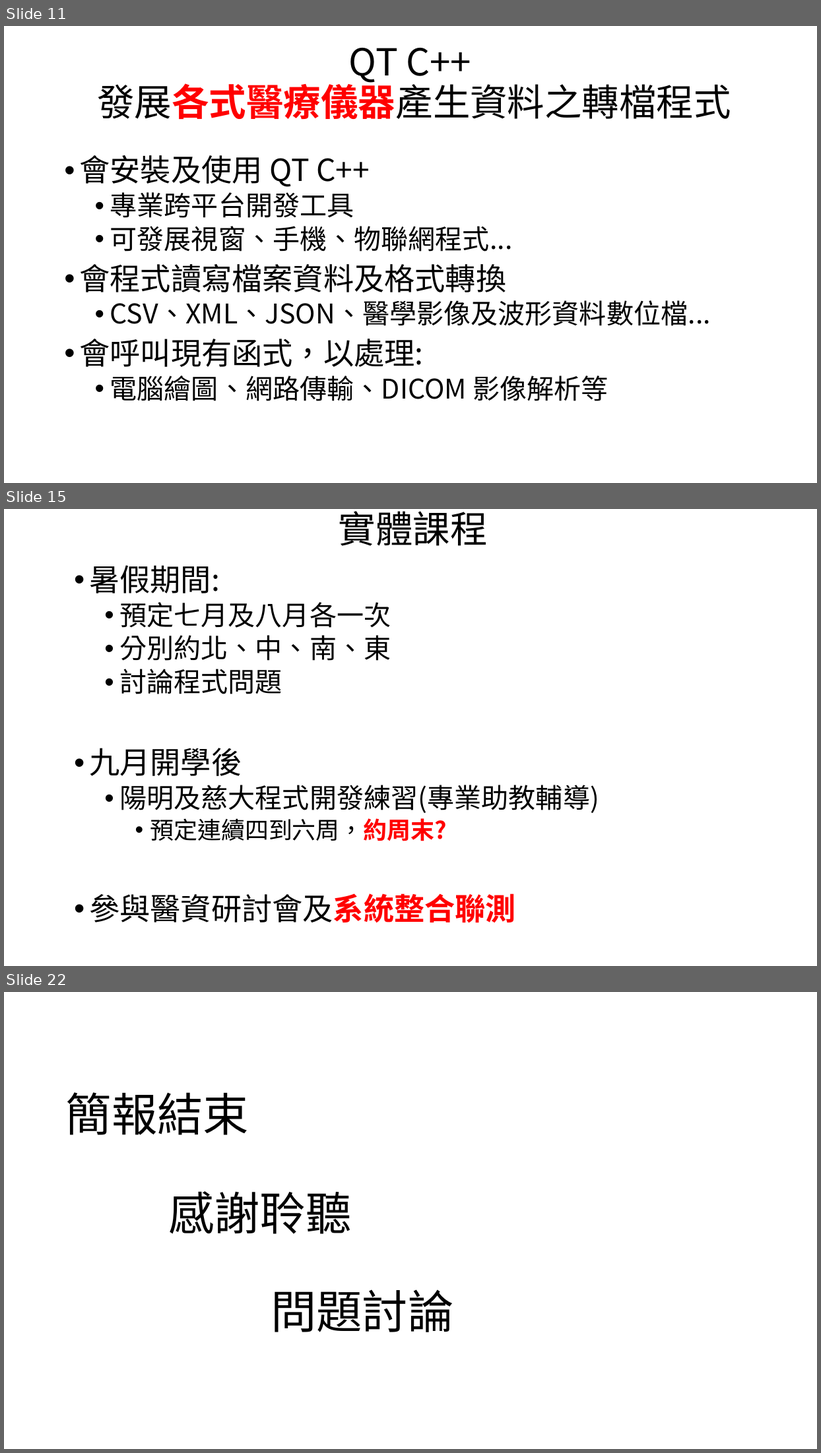
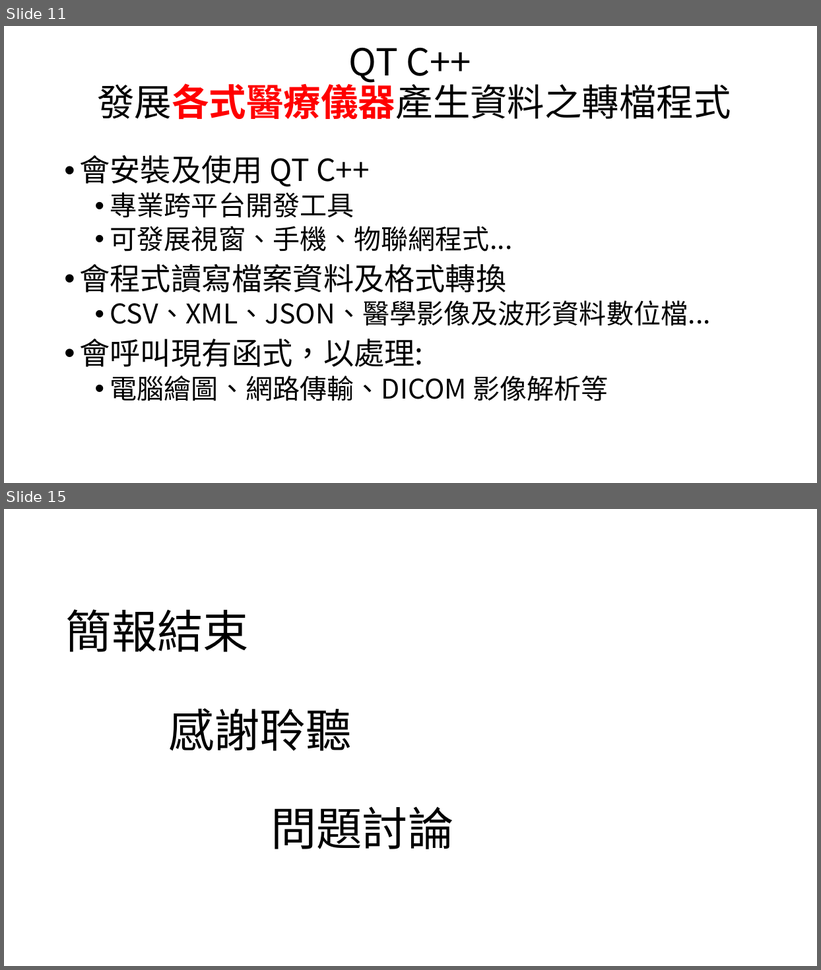
Before and after one commit to mos2718/MI20, a slide deck: S0_Introduction108.pptx. Shown one above the other, each under a label of ours: slides 11, 15 and 22 before the commit, slides 11 and 15 after it; the slides between them are not shown. The pictures are 821x1453 and 821x970 pixels, drawn with LibreOffice and Linux fonts; fonts in the diff are those of the drawing; background and template pictures are left out. Boxes give left, top, right and bottom in pixels: in the first picture for what was removed or moved away, otherwise in the second. Text is boxed around its words. In the diff, an @@ line names an element or a change of style, - is before the commit and + after.

```diff
--- a/S0_Introduction108.pptx
+++ b/S0_Introduction108.pptx
@@ slide 15 removed at bbox=[4, 509, 817, 966], background picture (left out) @@
@@ title removed at bbox=[339, 511, 488, 546] @@
-實體課程
@@ text removed at bbox=[89, 565, 599, 923] @@
-• 暑假期間:
-  • 預定七月及八月各一次
-  • 分別約北、中、南、東
-  • 討論程式問題
-• 九月開學後
-  • 陽明及慈大程式開發練習(專業助教輔導)
-    • 預定連續四到六周，約周末?
-• 參與醫資研討會及系統整合聯測
@@ what was slide 22 is now slide 15 @@
```
Also in this commit, not shown: 3 slides changed, 6 other slides removed, 1 other file.
